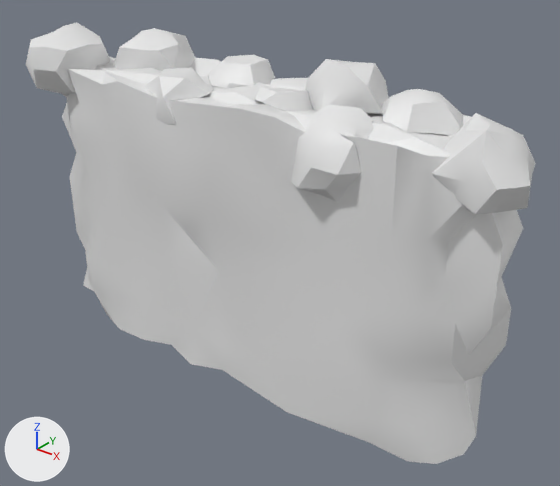
Before and after pictures for a commit that changed the FBX model Assets/Models/BreakableWall.fbx.
One viewpoint serves both versions: a 50 mm camera at (8.5, -9.82, 7.56) aimed at (0.58, 0.08, 1.42). The axes (+X, +Y, +Z) are drawn at lower left. The lights are the same throughout.

The older version as bpy lines, for what is in view:
```python
mat_material = principled_material('Material')
mat_material.base_color = (0.8, 0.8, 0.8)  # white #e7e7e7
me_cube_001 = bpy.data.meshes.new('Cube.001')
me_cube_001.from_pydata(...)  # 786 vertices, 967 faces; spans x -4.9..5.13, y -1.43..1.32, z -1.21..4.84
me_cube_001.materials.append(mat_material)  # white #e7e7e7
ob_cube = bpy.data.objects.new('Cube', me_cube_001)
ob_cube.location = (0.0, 0.0, 0.0)
```
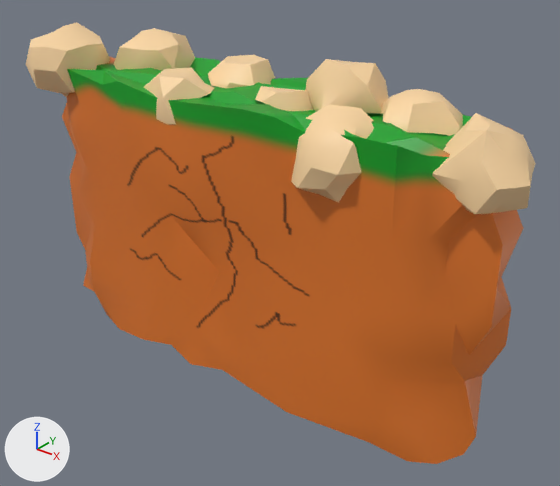
The newer file is also rescaled (x0.01) as a whole; pictures and numbers use the older file's frame.

The change in detail:
Picture 'BreakableWall.png' (img_breakablewall_png) is new.
In material 'Material' (mat_material), base_color is no longer (0.8, 0.8, 0.8), white #e7e7e7.
In material 'Material' (mat_material), texture is now set to img_breakablewall_png, with its transparency.

Location of each change, [x1, y1, x2, y2] in pixels of the pictures (560 x 486 px):
'Cube', surface changed (grey to brown)
    both: [26, 22, 536, 464]
